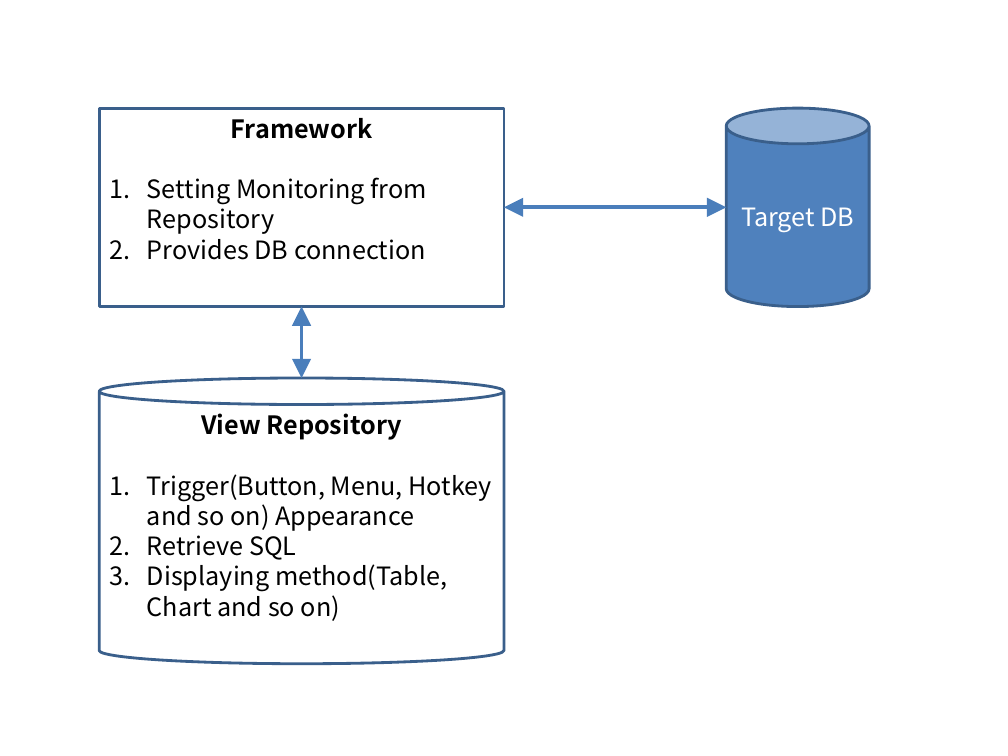
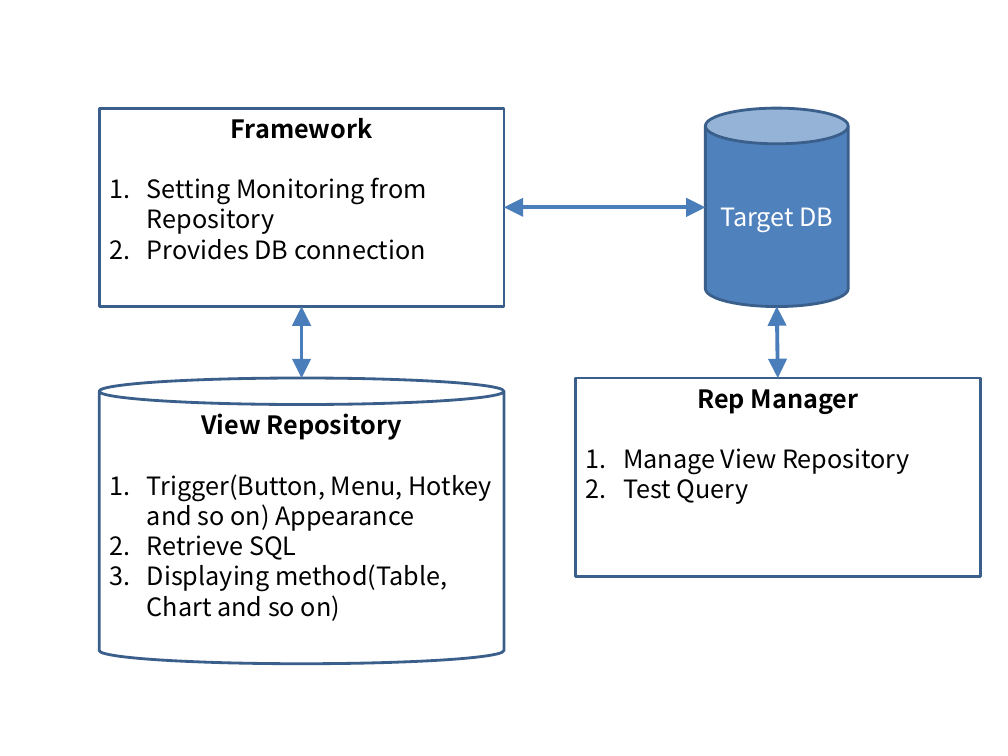
Before and after one commit to sunkyungkim/olive, a slide deck: slide 1 of concept design/concept design.pptx. Drawn at 1008x756 pixels with LibreOffice and Linux fonts; fonts in the diff are those of the drawing. Boxes give left, top, right and bottom in pixels: in the first picture for what was removed or moved away, otherwise in the second. Text is boxed around its words. In the diff, an @@ line names an element or a change of style, - is before the commit and + after.

Commit message:
concept

```diff
--- a/concept design/concept design.pptx
+++ b/concept design/concept design.pptx
@@ cylinder "Target DB": place and size @@
-cylinder "Target DB" at (726,108,869,306)
+cylinder "Target DB" at (706,108,849,306)
@@ double arrow moved from (726, 208) - (504, 208) to (706, 208) - (504, 208) @@
@@ double arrow added from (777, 306) to (778, 378), #4B7EBC 2.75 pt @@
@@ rectangle added at (576,378,981,577), outline #3A5F8C 2 pt, 18 pt, text #000000 @@
+Rep Manager
+1. Manage View Repository
+2. Test Query
```
